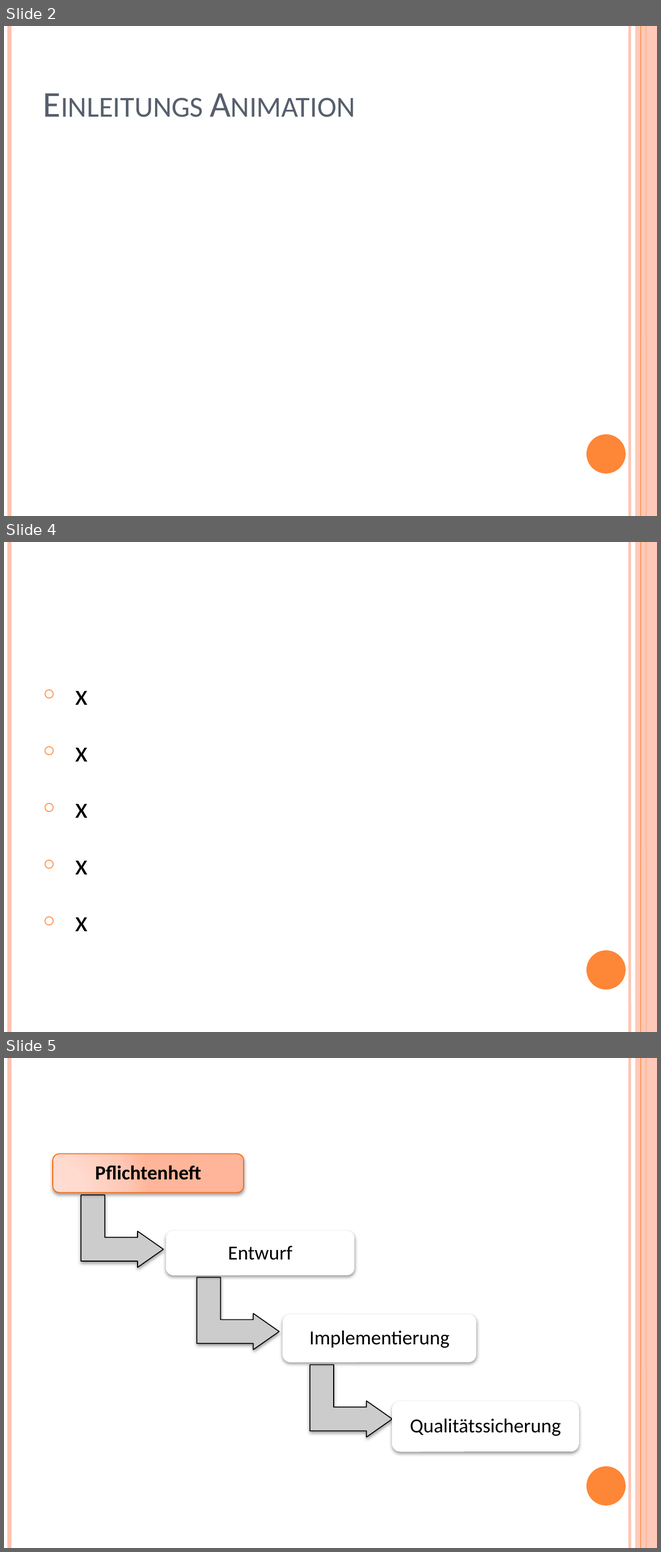
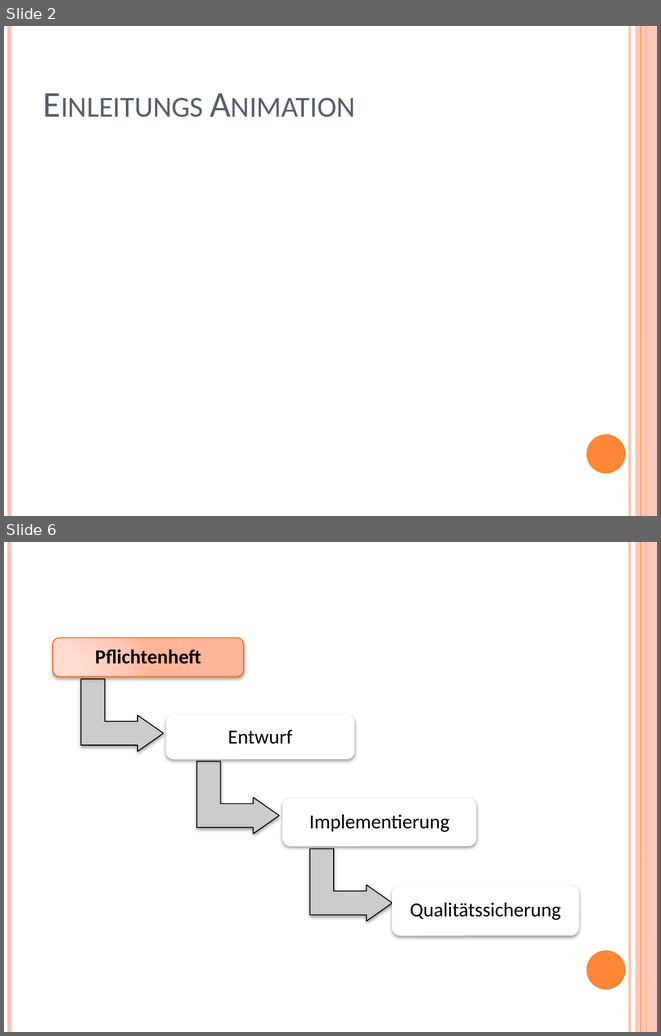
Before and after one commit to YuKitAs/fridget-android, a slide deck: documentation/Abschluss/Abschlusspräsentation.pptx. Shown one above the other, each under a label of ours: slides 2, 4 and 5 before the commit, slides 2 and 6 after it; the slides between them are not shown. The pictures are 661x1552 and 661x1036 pixels, drawn with LibreOffice and Linux fonts; fonts in the diff are those of the drawing. Boxes give left, top, right and bottom in pixels: in the first picture for what was removed or moved away, otherwise in the second. Text is boxed around its words. In the diff, an @@ line names an element or a change of style, - is before the commit and + after.

```diff
--- a/documentation/Abschluss/Abschlusspräsentation.pptx
+++ b/documentation/Abschluss/Abschlusspräsentation.pptx
@@ slide 4 removed at (4, 542, 657, 1032), background #FFFFFF; not listed: 6 template elements that a slide beside it also shows @@
@@ text removed at (75, 691, 88, 931) @@
-○ x
-○ x
-○ x
-○ x
-○ x
@@ what was slide 5 is now slide 6 @@
```
Also in this commit, not shown: 1 slide changed, 2 slides added.
